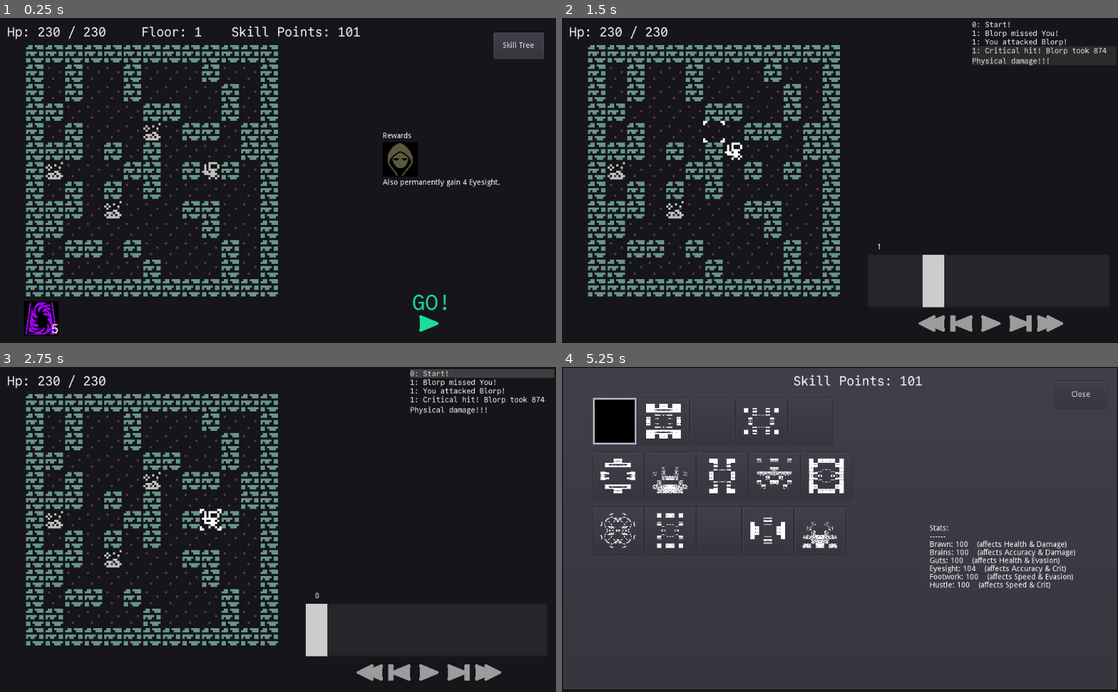
Above: before the commit, frames 1-4 (two rows, left to right).
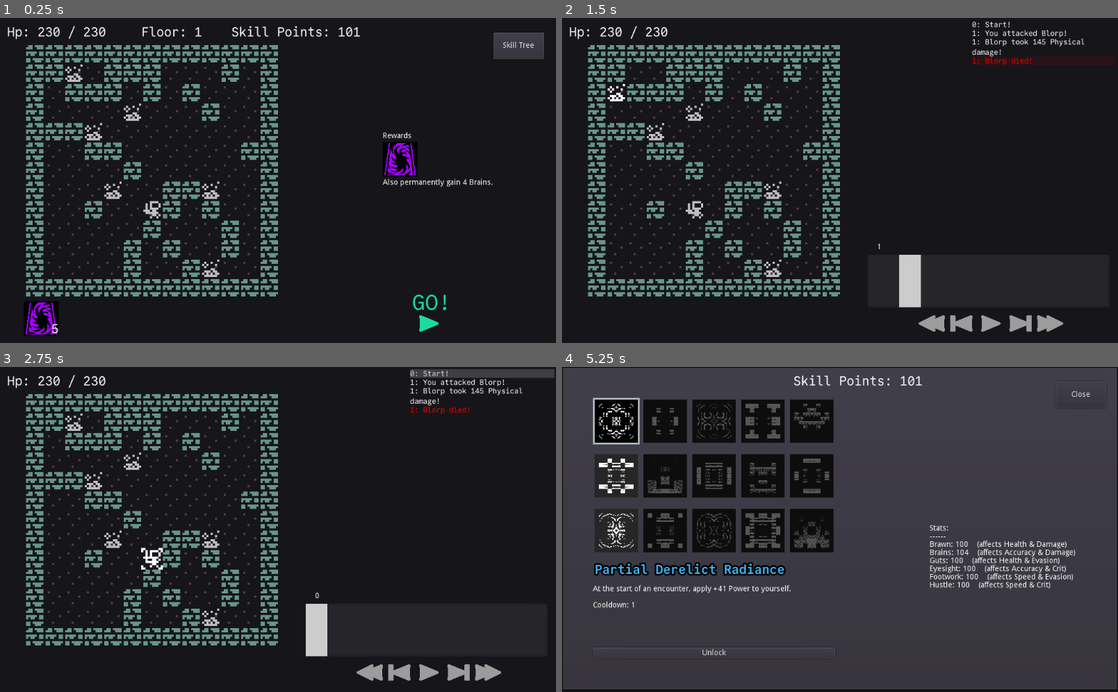
Above: after the commit, the same moments.

Repository: redxaxder/7DRL2024
Game: Godot game, scene res://main.tscn
The game is run twice, just before and just after one commit, with the same random seed, the same clock (stepped at 60 frames per second) and the same inputs.
Inputs (mouse positions are in pixels of both pictures, inside the frame that each line leads up to):
- Up to frame 1 (0.25 s): no input
- Up to frame 2 (1.5 s): click (990, 317) at 0.5 s; tap Enter (return) at 1.25 s; move the mouse to (840, 180) at 1.27 s; hold D (right) from 1.28 s (still down); hold Enter (return) from 1.28 s (still down); click (840, 180) at 1.42 s
- Up to frame 3 (2.75 s): release D (right) at 2 s; release Enter (return) at 2 s; click (483, 373) at 2.02 s
- Up to frame 4 (5.25 s): tap Space (toggle) at 2.75, 2.85 s; move the mouse to (728, 545) at 2.77 s; hold S (down) 2.78-3.5 s; click "DONE" at 3.5 s; click "Skill Tree" at 4.25 s; click (612, 422) at 5.02 s

The runs differ from the first frame. In frame 1, 6.6% of the frame differs, in the area x 8-90%, y 14-80%; in frame 2, 8.1%; in frame 3, 6.8%; in frame 4, 16%, in the area x 5-75%, y 9-89%.
Error before the commit: Invalid get index 'MAX' (on base: 'Dictionary'). (res://data/skills/Skill.gd:178)

Commit message:
Adding back max

Diff:
--- a/data/skills/Activation.gd
+++ b/data/skills/Activation.gd
@@ -40,6 +40,7 @@
 	# on-crit
 	#medium
 	# overkill
+	MAX
 	}
 enum FilterFocus { Source, Target }
 const FILTER_FOCUS = [
